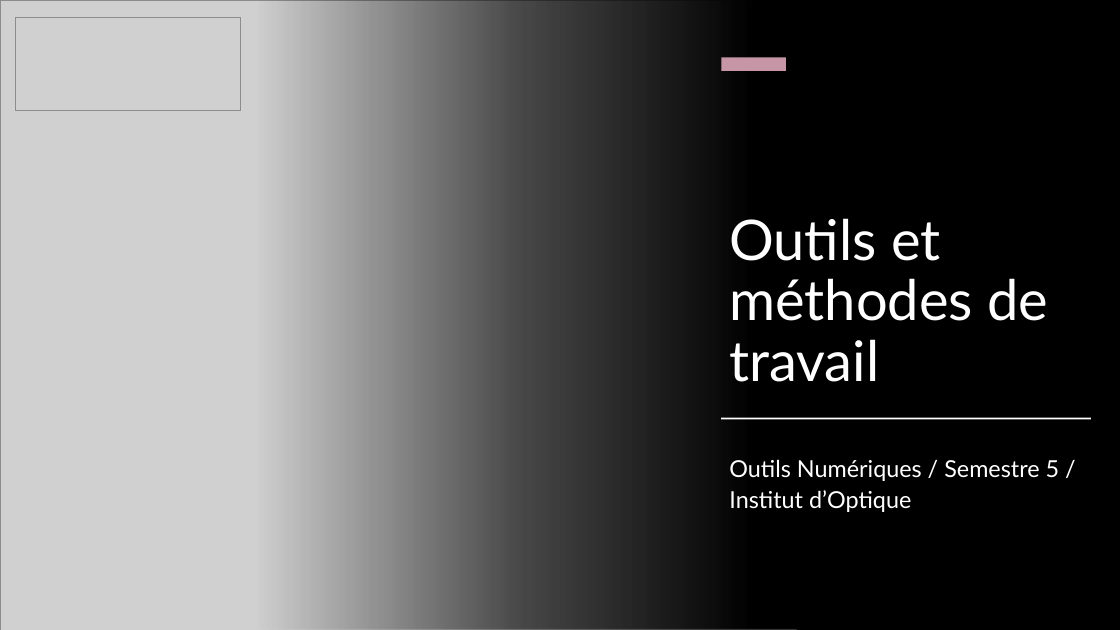
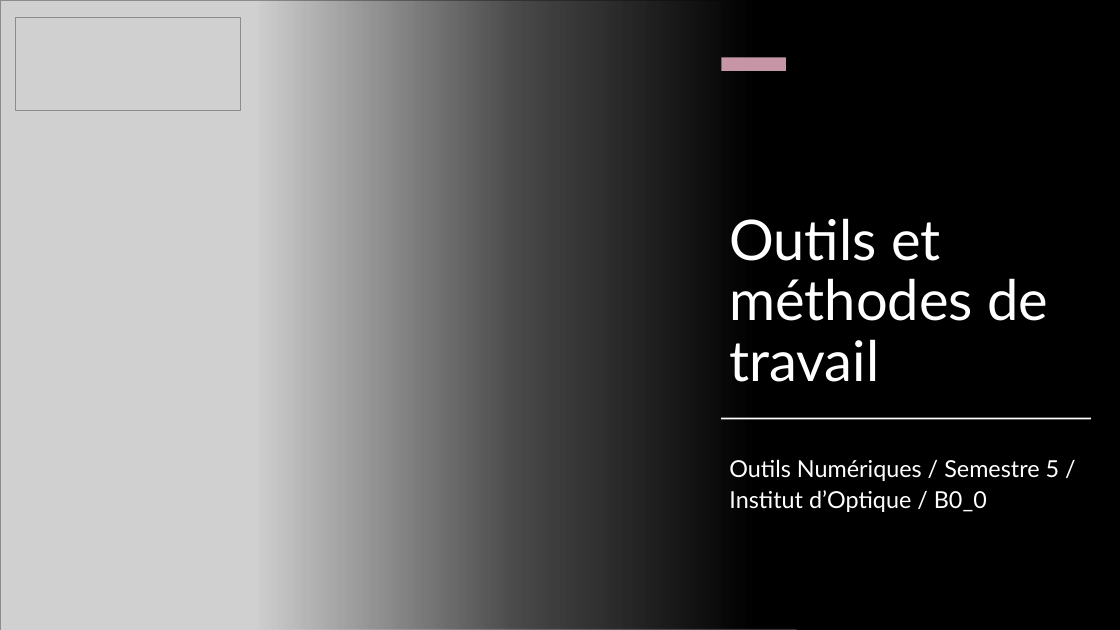
Before and after one commit to jvillemejane/SupOpToolboxes, a slide deck: slide 1 of engineer_courses/s5_outils_numeriques/b0_demistifier_python/B0_0_Outils_Methodes.pptx. Drawn at 1120x630 pixels with LibreOffice and Linux fonts; fonts in the diff are those of the drawing; grey boxes stand for pictures. Boxes give left, top, right and bottom in pixels: in the first picture for what was removed or moved away, otherwise in the second. Text is boxed around its words. In the diff, an @@ line names an element or a change of style, - is before the commit and + after.

Commit message:
Updating first courses of Semester 5 - Outils Numeriques

```diff
--- a/engineer_courses/s5_outils_numeriques/b0_demistifier_python/B0_0_Outils_Methodes.pptx
+++ b/engineer_courses/s5_outils_numeriques/b0_demistifier_python/B0_0_Outils_Methodes.pptx
@@ subtitle at <box>729,459,1060,512</box>: text changed @@
-Outils Numériques / Semestre 5 / Institut d’Optique
+Outils Numériques / Semestre 5 / Institut d’Optique / B0_0
```
Also in this commit, not shown: 1 slide added, 9 other files.
